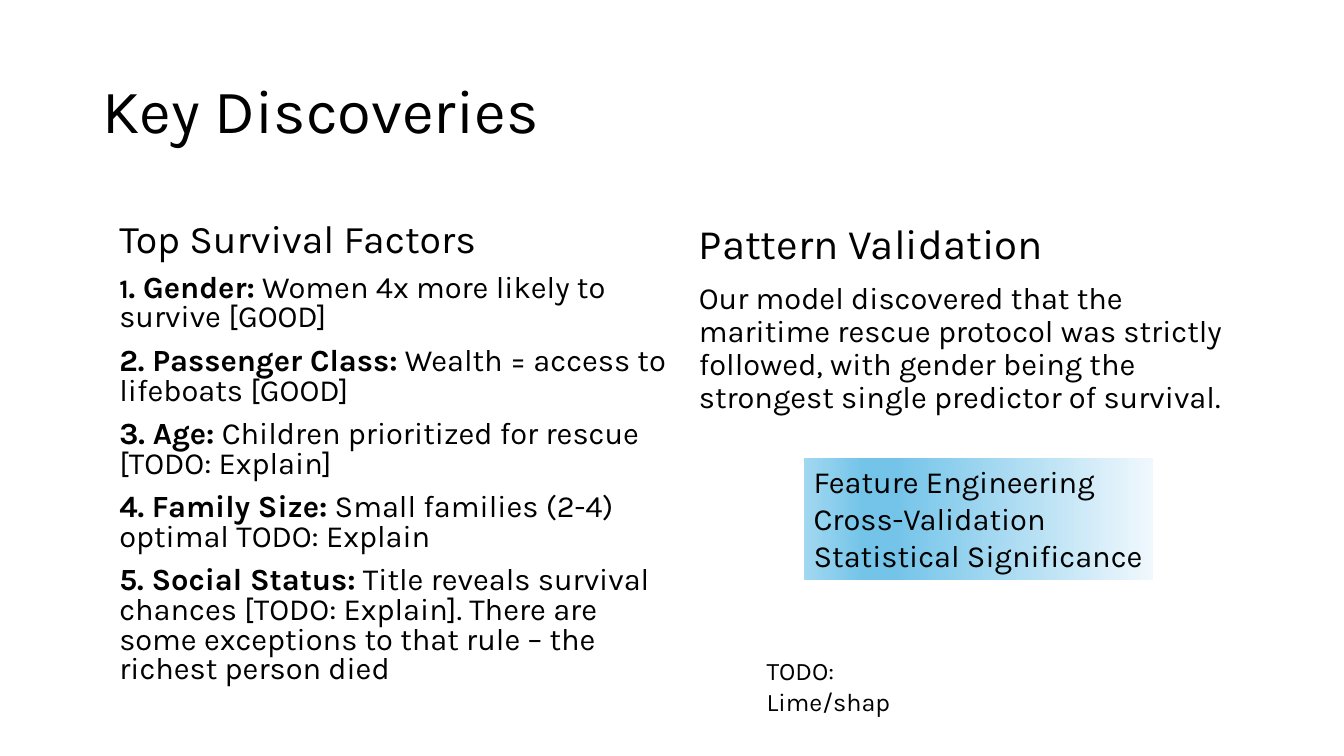
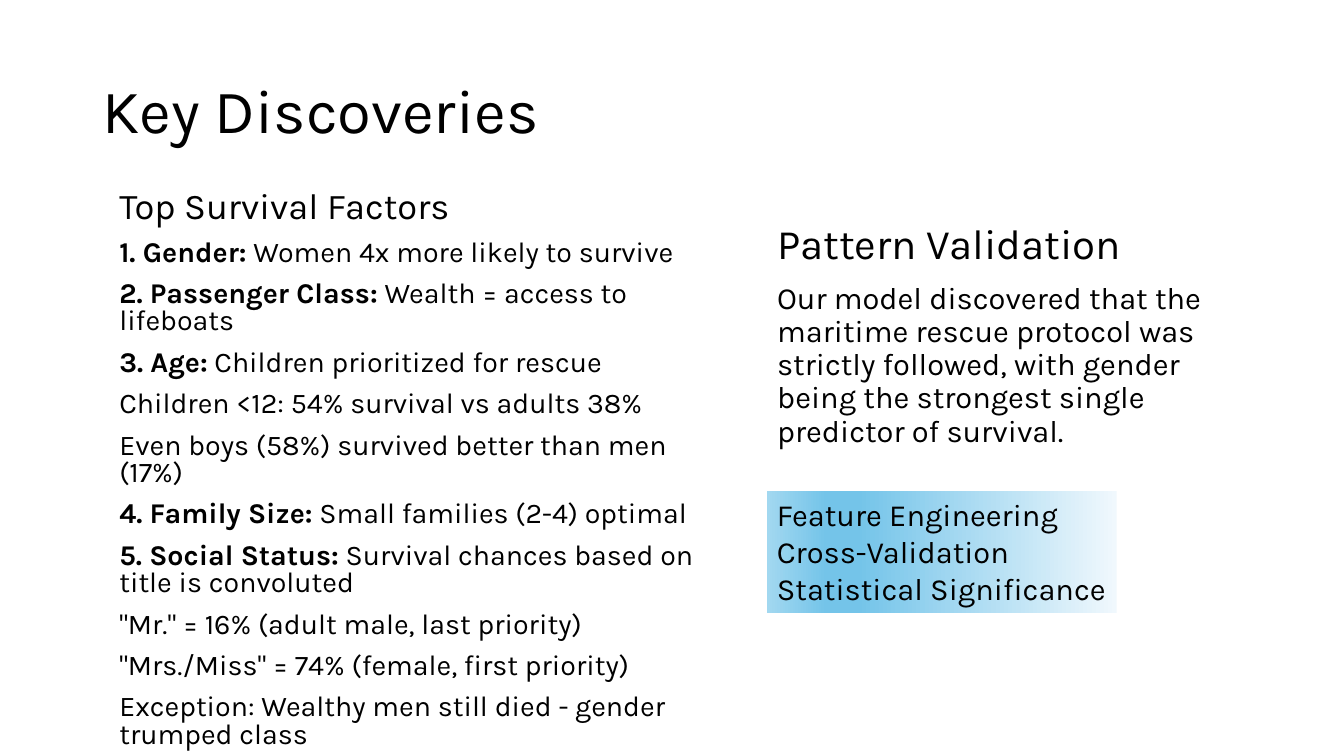
Before and after one commit to angelacyu/titanic-kaggle-challenge, a slide deck: slide 3 of Predicting Survival- Machine Learning Insights from the Titanic Disaster.pptx. Drawn at 1344x756 pixels with LibreOffice and Linux fonts; fonts in the diff are those of the drawing. Boxes give left, top, right and bottom in pixels: in the first picture for what was removed or moved away, otherwise in the second. Text is boxed around its words. In the diff, an @@ line names an element or a change of style, - is before the commit and + after.

Commit message:
feat: SHAP and LIME analysis

```diff
--- a/Predicting Survival- Machine Learning Insights from the Titanic Disaster.pptx
+++ b/Predicting Survival- Machine Learning Insights from the Titanic Disaster.pptx
@@ text "Top Survival Factors" moved from (x1=119, y1=226, x2=665, y2=687) to (x1=119, y1=194, x2=693, y2=751) @@
@@ text at (x1=119, y1=194, x2=449, y2=228): size 28 to 25.9 pt in "Top Survival Factors" @@
@@ text "Pattern Validation" rewrapped from (x1=699, y1=230, x2=1221, y2=416) to (x1=777, y1=230, x2=1201, y2=449) @@
@@ text at (x1=119, y1=242, x2=693, y2=751): text changed; size 22 to 20.4 pt @@
-1. Gender: Women 4x more likely to survive [GOOD]
-2. Passenger Class: Wealth = access to lifeboats [GOOD]
-3. Age: Children prioritized for rescue [TODO: Explain]
-4. Family Size: Small families (2-4) optimal TODO: Explain
-5. Social Status: Title reveals survival chances [TODO: Explain]. There are some exceptions to that rule – the richest person died
+1. Gender: Women 4x more likely to survive
+2. Passenger Class: Wealth = access to lifeboats
+3. Age: Children prioritized for rescue
+Children <12: 54% survival vs adults 38%
+Even boys (58%) survived better than men (17%)
+4. Family Size: Small families (2-4) optimal
+5. Social Status: Survival chances based on title is convoluted
+"Mr." = 16% (adult male, last priority)
+"Mrs./Miss" = 74% (female, first priority)
+Exception: Wealthy men still died - gender trumped class
@@ rectangle "Feature Engineering" moved from (x1=804, y1=458, x2=1153, y2=580) to (x1=767, y1=491, x2=1117, y2=613) @@
@@ text removed at (x1=767, y1=664, x2=891, y2=717) @@
-TODO: Lime/shap
```
Also in this commit, not shown: 3 other slides changed, 1 slide added, 4 other files.
